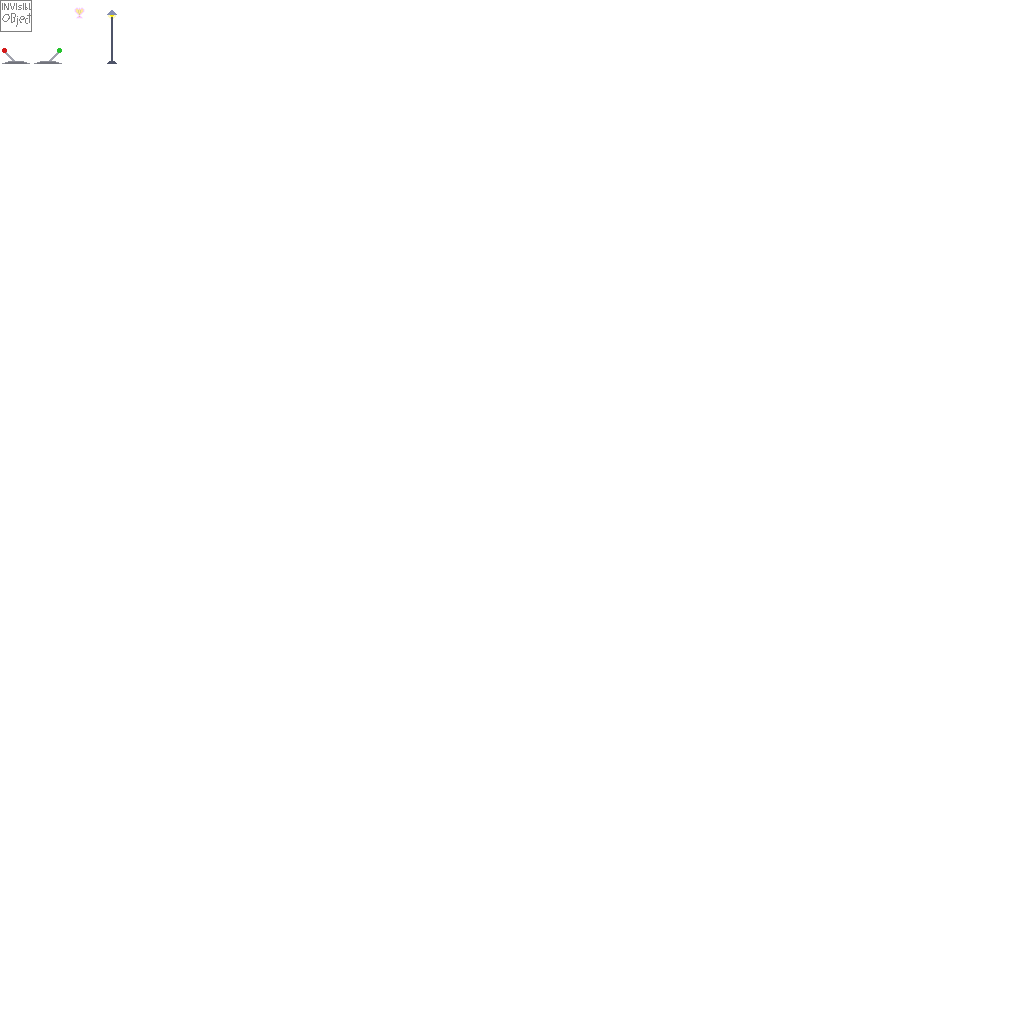
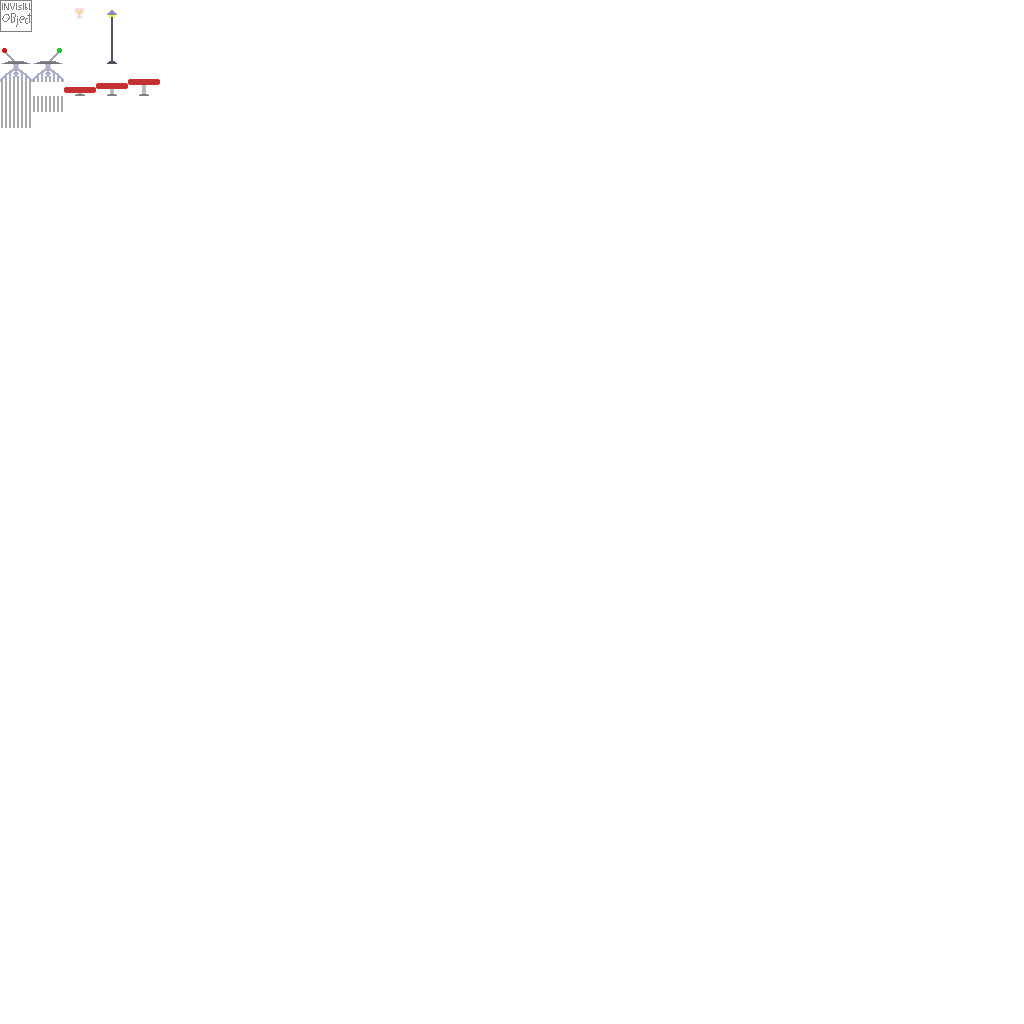
Before/after of a 1024x1024 layered artwork. What changed in the layer stack:
painted on "FG" over [0, 64, 160, 128]
